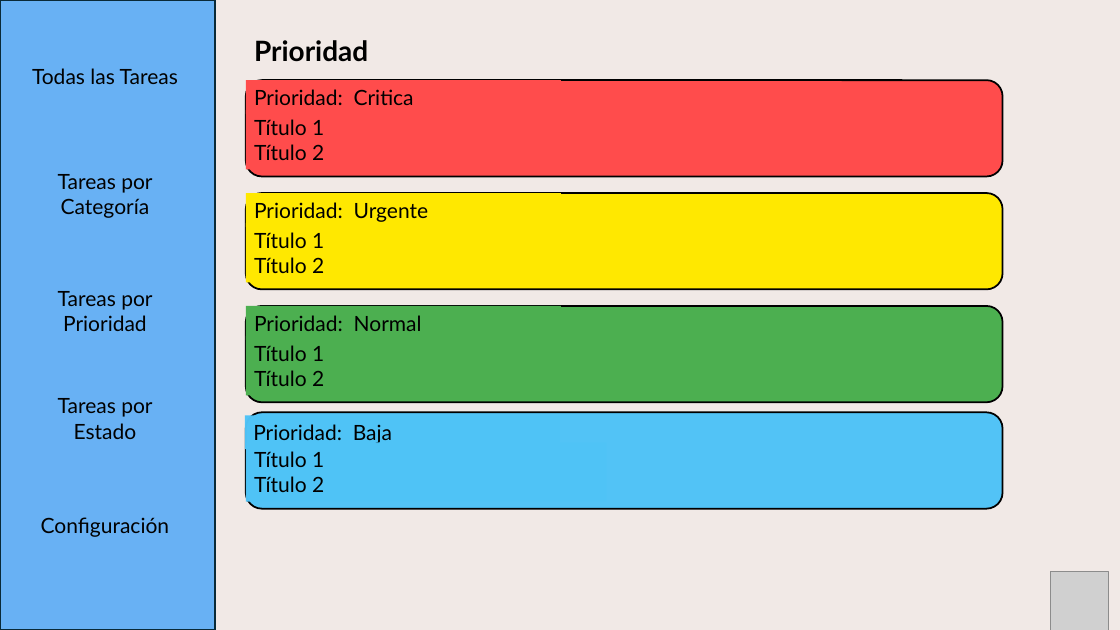
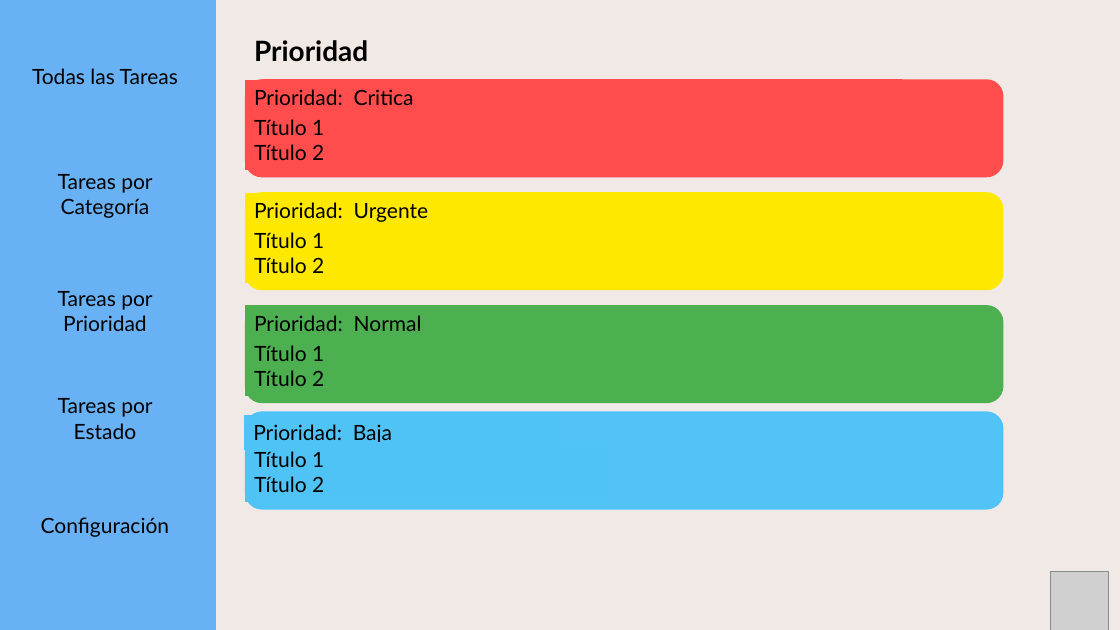
Before and after one commit to Craos6518/Proyecto_To_Do_list_TMS-2024-2, a slide deck: slide 6 of Documentación/Pantalla/Panrtallas.pptx (slide 8 before the commit). Drawn at 1120x630 pixels with LibreOffice and Linux fonts; fonts in the diff are those of the drawing; grey boxes stand for pictures. Boxes give left, top, right and bottom in pixels: in the first picture for what was removed or moved away, otherwise in the second. Text is boxed around its words. In the diff, an @@ line names an element or a change of style, - is before the commit and + after.

```diff
--- a/Documentación/Pantalla/Panrtallas.pptx
+++ b/Documentación/Pantalla/Panrtallas.pptx
@@ rectangle at [0,0,215,630]: outline #092A39 1.5 pt to #68B1F4 1.5 pt @@
@@ rectangle "Prioridad: Critica" at [246,80,561,113]: outline none to #FF4C4C 0.75 pt @@
@@ rounded rectangle at [246,80,1003,176]: outline #000000 1.5 pt to #FF4C4C 1.5 pt @@
@@ rectangle "Título 1" at [246,110,607,170]: outline none to #FF4C4C 0.75 pt @@
@@ rectangle "Prioridad: Urgente" at [246,193,561,227]: outline none to #FFE800 0.75 pt @@
@@ rounded rectangle at [246,193,1003,290]: outline #000000 1.5 pt to #FFE800 1.5 pt @@
@@ rectangle "Título 1" at [246,223,607,283]: outline none to #FFE800 0.75 pt @@
@@ rectangle "Prioridad: Normal" at [246,306,561,339]: outline none to #4CAF50 0.75 pt @@
@@ rounded rectangle at [246,306,1003,402]: outline #000000 1.5 pt to #4CAF50 1.5 pt @@
@@ rectangle "Título 1" at [246,336,607,396]: outline none to #4CAF50 0.75 pt @@
@@ rectangle "Prioridad: Baja" at [245,415,560,449]: outline none to #4EC3F7 0.75 pt @@
@@ rounded rectangle at [246,413,1003,509]: outline #000000 1.5 pt to #4EC3F7 1.5 pt @@
@@ rectangle "Título 1" at [246,443,607,502]: outline none to #4EC3F7 0.75 pt @@
@@ 4 rectangles: place and size @@
-4 rectangles at [254,119,324,492]
+4 rectangles at [246,110,607,502]
```
Also in this commit, not shown: 2 other slides changed, 4 slides removed, 6 other files.
